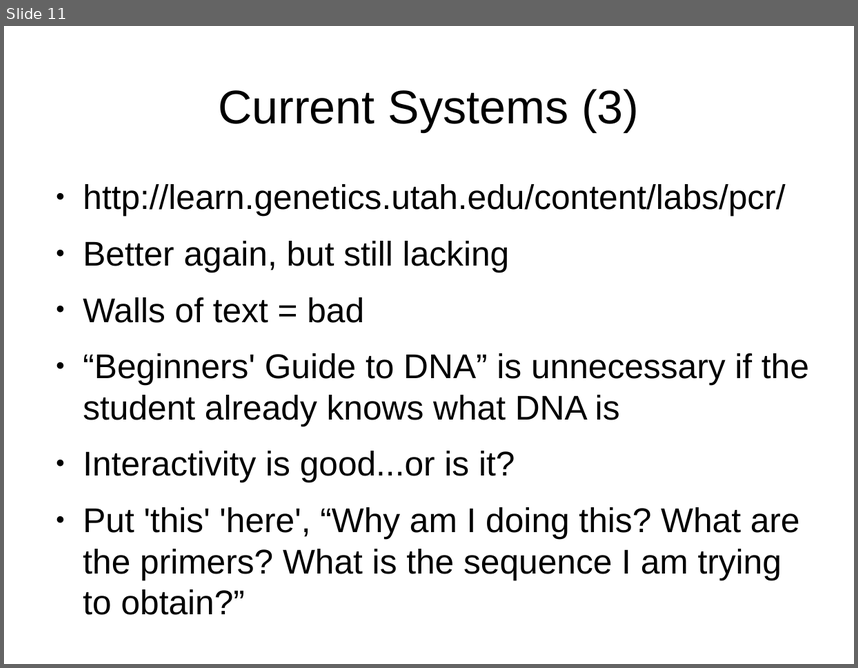
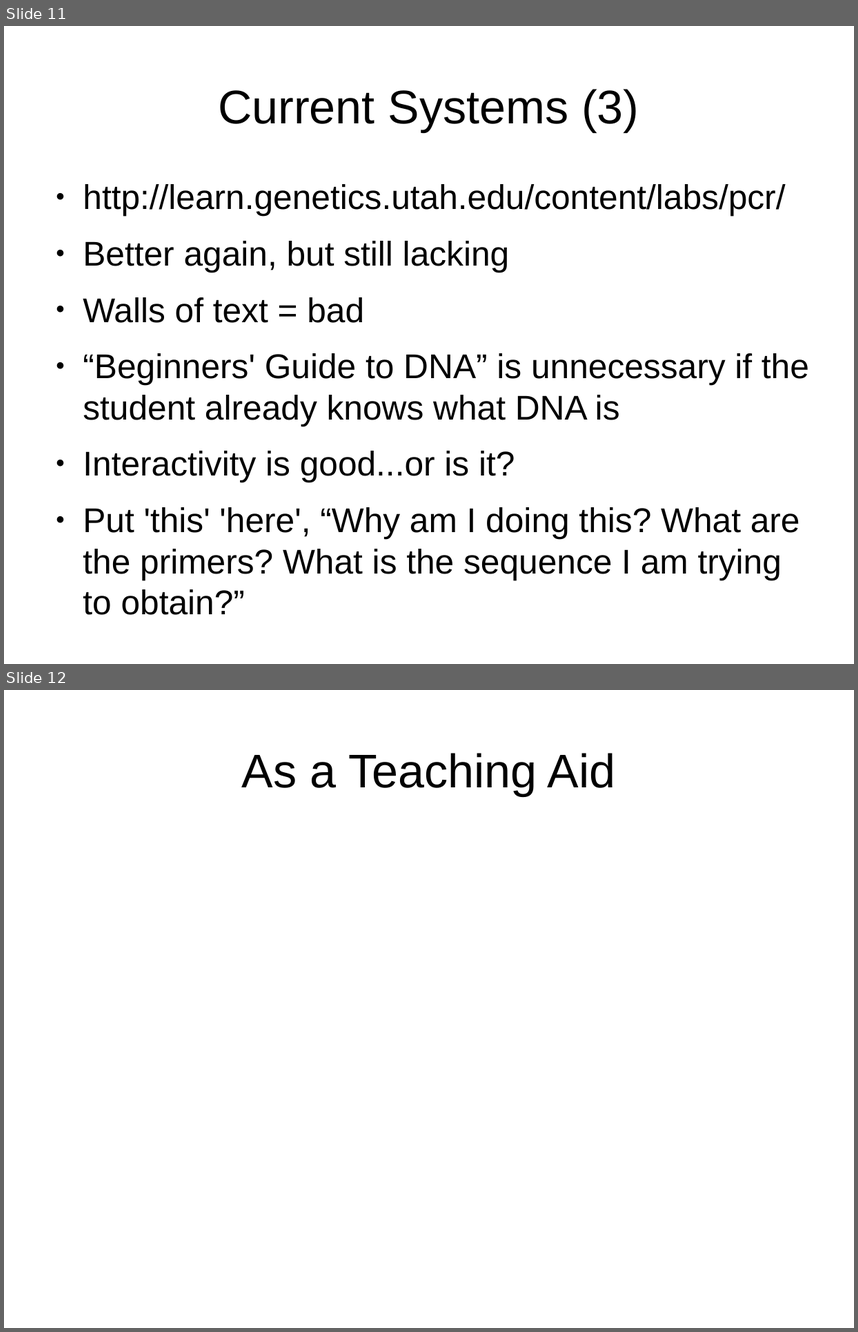
Before and after one commit to Dan-McElroy/Team-Project--Q, a slide deck: docs/progressPresentation/draft.odp. Shown one above the other, each under a label of ours: slide 11 before the commit, slides 11 and 12 after it. The pictures are 858x668 and 858x1332 pixels, drawn with LibreOffice and Linux fonts; fonts in the diff are those of the drawing. Boxes give left, top, right and bottom in pixels: in the first picture for what was removed or moved away, otherwise in the second. Text is boxed around its words. In the diff, an @@ line names an element or a change of style, - is before the commit and + after.

```diff
--- a/docs/progressPresentation/draft.odp
+++ b/docs/progressPresentation/draft.odp
@@ slide 12 added at [4, 690, 854, 1328], background #FFFFFF @@
@@ title added at [242, 753, 616, 796], 44 pt, text #000000 @@
+As a Teaching Aid
```
Also in this commit, not shown: 2 slides changed, 1 other slide added.
